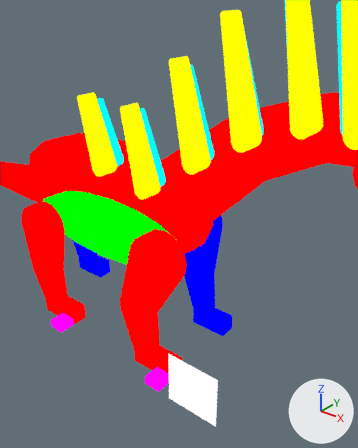
The Blender file assets-source/blender/motion/amargasaurus-hop.blend, before and after one commit.
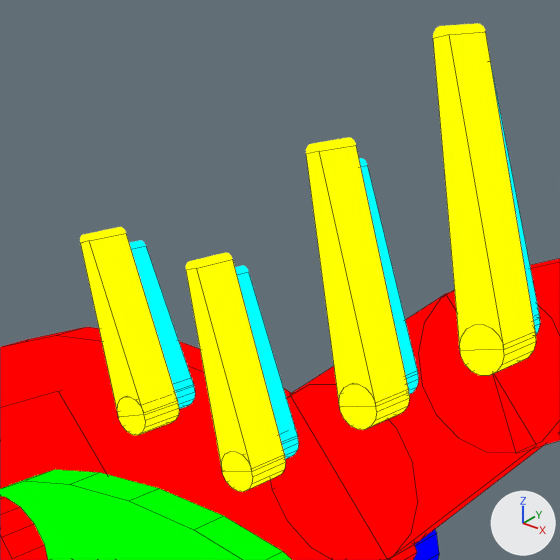
Each version appears first from a 50 mm camera at (94.16, -38.94, 39.36) aimed at (87.18, -30.21, 33.95), and next in a close-up on the part from 12% to 76% of the width and 0% to 51% of the height. Arrows for +X, +Y and +Z are at lower right; the lights stay in place. The older version's two pictures come first. The close-ups show mesh edges as thin lines.

Script lines for the objects in view, before the commit:
```python
ob_dinotycoon_motion_amargasaurus_hop_far_spine3_0 = bpy.data.objects.new('DinoTycoon_Motion_amargasaurus_hop_far_spine3_0', me_dinotycoon_motion_amargasaurus_hop_sample_far_spine3_0)
ob_dinotycoon_motion_amargasaurus_hop_far_spine3_0.location = (0.0, 0.0, 0.0)
ob_dinotycoon_motion_amargasaurus_hop_near_spine2_joint_0 = bpy.data.objects.new('DinoTycoon_Motion_amargasaurus_hop_near_spine2_joint_0', me_dinotycoon_motion_amargasaurus_hop_sample_near_spine2_joint_0)
ob_dinotycoon_motion_amargasaurus_hop_near_spine2_joint_0.location = (0.0, 0.0, 0.0)
ob_dinotycoon_motion_amargasaurus_hop_trunk = bpy.data.objects.new('DinoTycoon_Motion_amargasaurus_hop_trunk', me_dinotycoon_motion_amargasaurus_hop_sample_trunk)
ob_dinotycoon_motion_amargasaurus_hop_trunk.location = (0.0, 0.0, 0.0)
# also in view: 'DinoTycoon_Motion_amargasaurus_hop_belly' at (53.0, -2.0, 12.5); 'DinoTycoon_Motion_amargasaurus_hop_far_spine2_0' at (67.27, -3.0, 28.68); 'DinoTycoon_Motion_amargasaurus_hop_near_spine0_joint_0' at (57.0, -5.0, 22.0); 'DinoTycoon_Motion_amargasaurus_hop_near_spine3_joint_0' at (74.0, -5.0, 28.0); 'DinoTycoon_Motion_amargasaurus_hop_near_spine2_0' at (68.27, -5.0, 29.19)
```
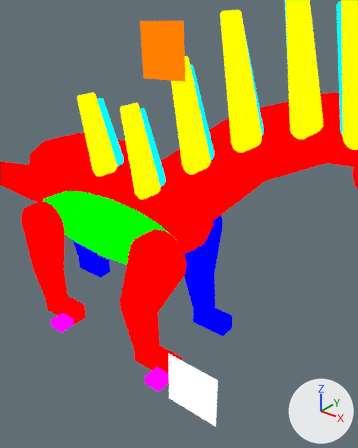
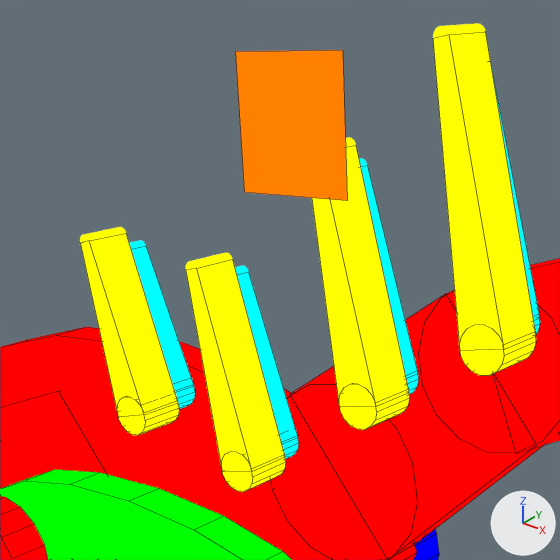
The newer file adds a shape key; the second version is drawn at full value of the shape key 'hop_04' of 'DinoTycoon_Motion_amargasaurus_hop_eye_white', and the change is written as the vertex moves it makes.

Changed parts and their boxes (x1, y1, x2, y2) in the close-ups (560 x 560 px):
'DinoTycoon_Motion_amargasaurus_hop_eye_white', added (orange)
    after: (235, 50, 347, 201)

Patch to the scene script:
```diff
--- a/assets-source/blender/motion/amargasaurus-hop.blend.py
+++ b/assets-source/blender/motion/amargasaurus-hop.blend.py
@@ mat_dinotycoon_role_y @@
+mat_dinotycoon_role_y = emission_material('DinoTycoon_Role_Y')
+mat_dinotycoon_role_y.base_color = (1.0, 0.216, 0.0)  # orange #ff8000
@@ me_dinotycoon_motion_amargasaurus_hop_sample_eye_white @@
+me_dinotycoon_motion_amargasaurus_hop_sample_eye_white.from_pydata([(84.95, -29.0, 38.503), (86.348, -29.0, 38.568), (86.414, -29.0, 37.169), (85.015, -29.0, 37.104), (84.95, -29.0, 38.503), (86.348, -29.0, 38.568), (86.414, -29.0, 37.169), (85.015, -29.0, 37.104)], [], [(3, 2, 1, 0), (4, 5, 6, 7), (0, 1, 5, 4), (1, 2, 6, 5), (2, 3, 7, 6), (3, 0, 4, 7)])
+me_dinotycoon_motion_amargasaurus_hop_sample_eye_white.materials.append(mat_dinotycoon_role_y)  # orange #ff8000
@@ ob_dinotycoon_motion_amargasaurus_hop_eye_white @@
+ob_dinotycoon_motion_amargasaurus_hop_eye_white = bpy.data.objects.new('DinoTycoon_Motion_amargasaurus_hop_eye_white', me_dinotycoon_motion_amargasaurus_hop_sample_eye_white)
+ob_dinotycoon_motion_amargasaurus_hop_eye_white.location = (0.0, 0.0, 0.0)
```
